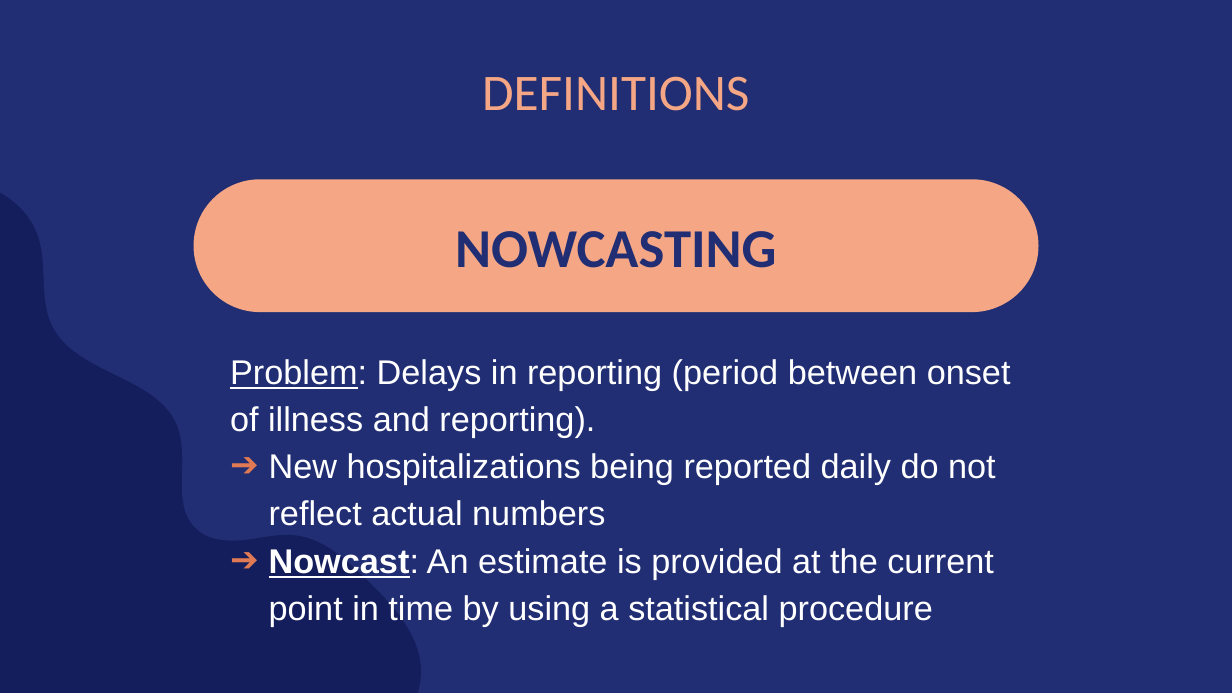
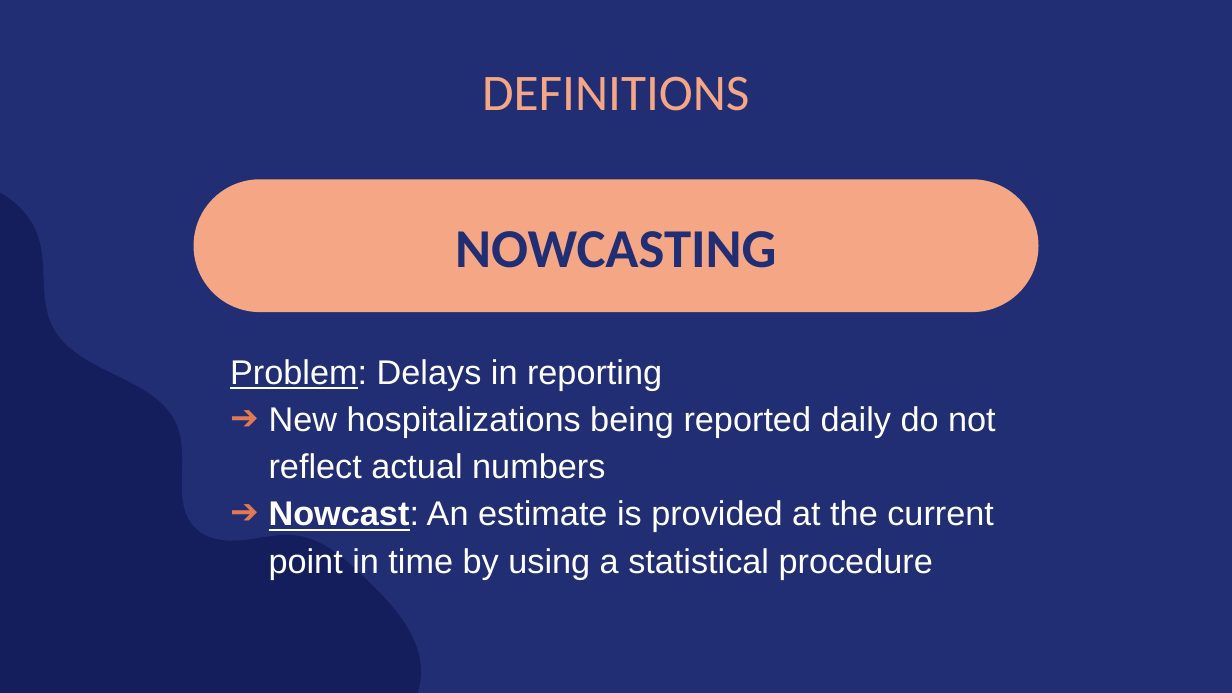
Before and after one commit to amarquard089/Covid19-Hospitalisierungsrate, a slide deck: slide 6 of Praesentation/COVID-19 Hospitalisierungsrate.pptx. Drawn at 1232x693 pixels with LibreOffice and Linux fonts; fonts in the diff are those of the drawing. Boxes give left, top, right and bottom in pixels: in the first picture for what was removed or moved away, otherwise in the second. Text is boxed around its words. In the diff, an @@ line names an element or a change of style, - is before the commit and + after.

```diff
--- a/Praesentation/COVID-19 Hospitalisierungsrate.pptx
+++ b/Praesentation/COVID-19 Hospitalisierungsrate.pptx
@@ text at [230, 359, 662, 390]: text changed @@
-Problem: Delays in reporting (period between onset of illness and reporting).
+Problem: Delays in reporting
```
Also in this commit, not shown: 8 other slides changed, 2 slides added, 2 slides removed.
